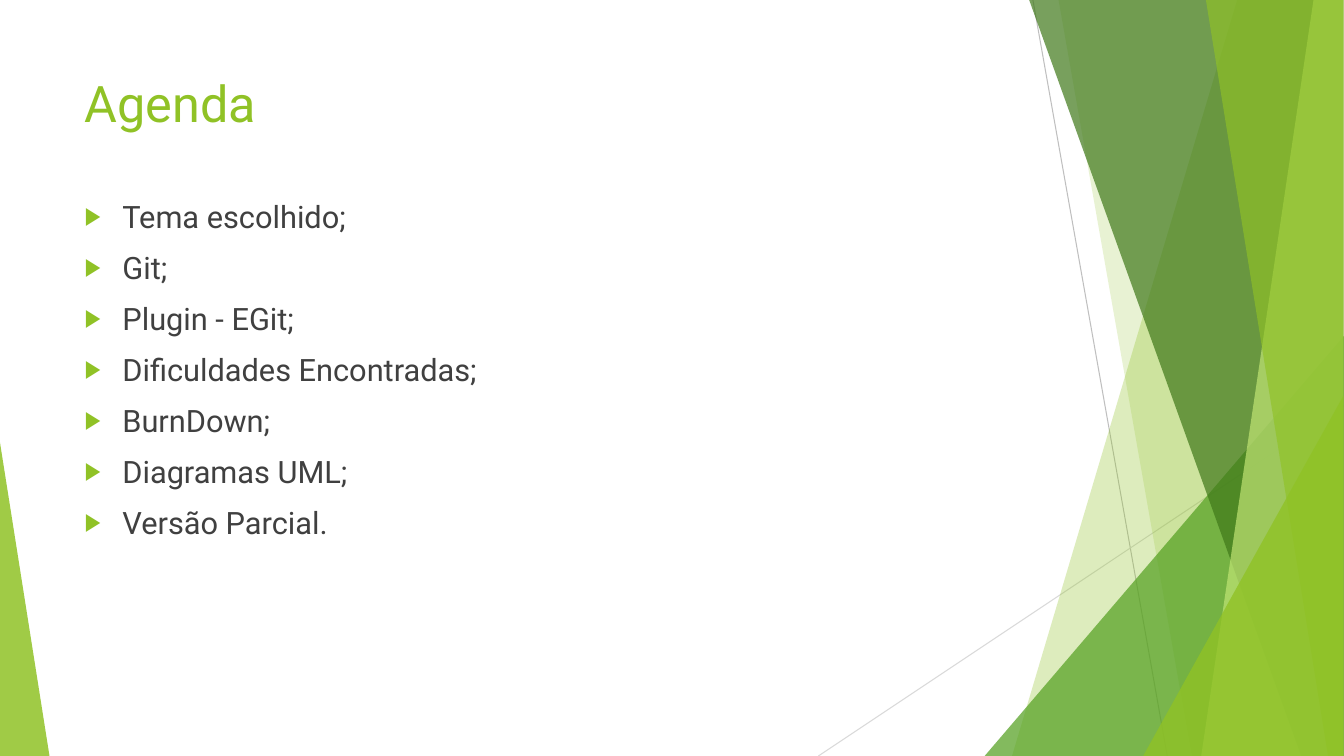
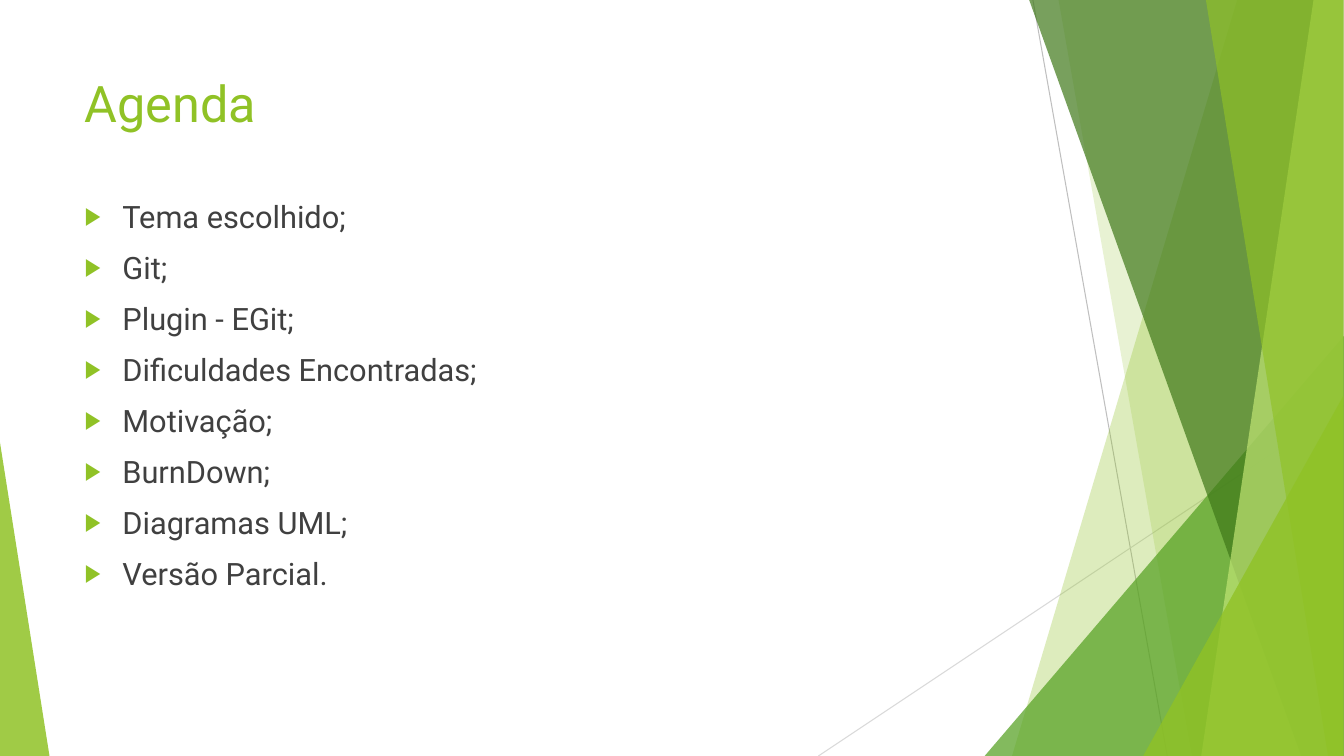
Before and after one commit to matheuscorrea/BatalhaDoPassinho, a slide deck: slide 2 of Documentação/2º Seminário/2º Seminário.ppt. Drawn at 1344x756 pixels with LibreOffice and Linux fonts; fonts in the diff are those of the drawing. Boxes give left, top, right and bottom in pixels: in the first picture for what was removed or moved away, otherwise in the second. Text is boxed around its words. In the diff, an @@ line names an element or a change of style, - is before the commit and + after.

Commit message:
Versão final apresentação (Motivação e Peppa adicionados)

```diff
--- a/Documentação/2º Seminário/2º Seminário.ppt
+++ b/Documentação/2º Seminário/2º Seminário.ppt
@@ text at <box>122,409,272,439</box>: paragraph added @@
+▶ Motivação;
```
Also in this commit, not shown: 1 slide added, 1 other file.
